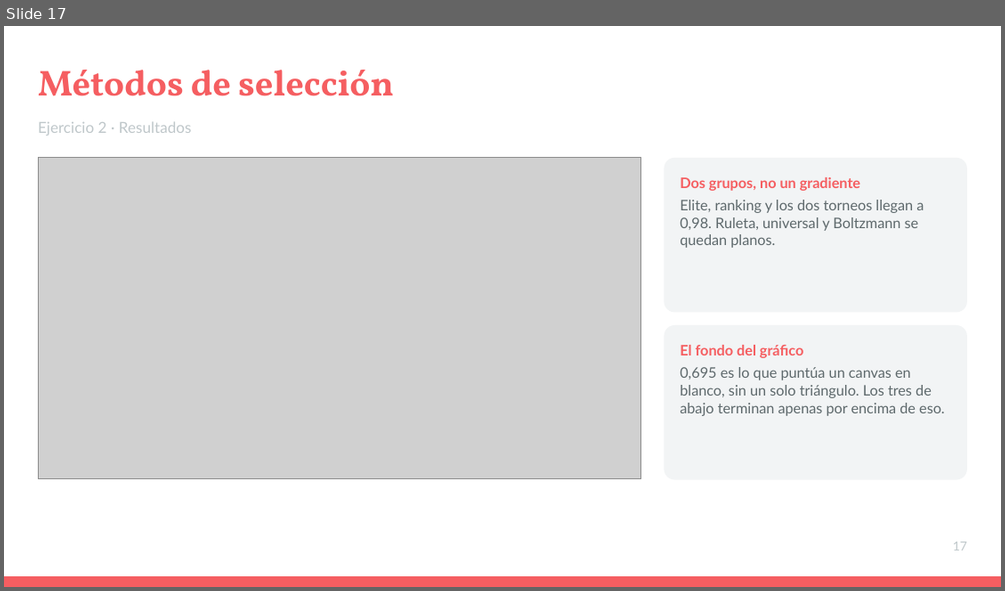
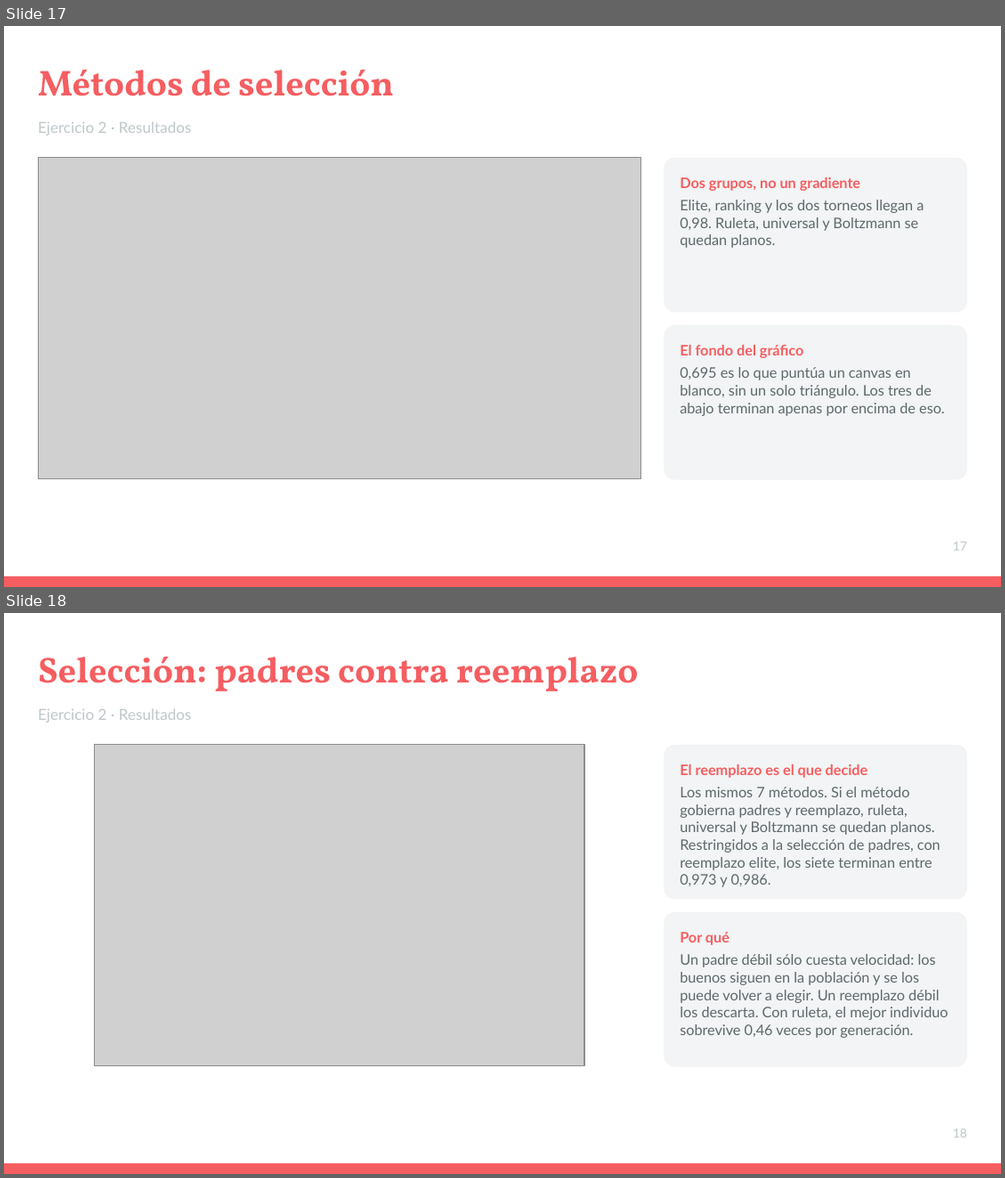
Before and after one commit to ldicandia/SIA-G3, a slide deck: TP2/docs/Presentacion.pptx. Shown one above the other, each under a label of ours: slide 17 before the commit, slides 17 and 18 after it. The pictures are 1005x591 and 1005x1178 pixels, drawn with LibreOffice and Linux fonts; fonts in the diff are those of the drawing; grey boxes stand for pictures. Boxes give left, top, right and bottom in pixels: in the first picture for what was removed or moved away, otherwise in the second. Text is boxed around its words. In the diff, an @@ line names an element or a change of style, - is before the commit and + after.

Commit message:
docs: add the two result slides the new sweeps earned
Slide 18, "Selección: padres contra reemplazo", carries the parents-only
arm: the same 7 methods reach 0,973-0,986 once the method stops governing
replacement, which reframes the finding from "three methods are bad" to
"the replacement operator is what decides".

Slide 19, "Corregida la escala, funcionan los siete", carries the fitness
rescaling and the Tc sweep: roulette 0,72 -> 0,96, universal 0,74 -> 0,97,
Boltzmann 0,72 -> 0,97, none of them with elitism.

Both are clones of slide 17's own XML rather than new layout-built slides.
This deck places every shape by hand on the BLANK layout, so cloning is the
only way to inherit the design; only the text runs and the picture
relationship are substituted. Each figure's frame is recomputed to its own
aspect ratio inside slide 17's original box, centred -- measured distortion
is 0,00% on both. Slides 18-28 renumbered to 20-30 to match their new
position.

```diff
--- a/TP2/docs/Presentacion.pptx
+++ b/TP2/docs/Presentacion.pptx
@@ slide 18 added at [4,613,1001,1174], background #FFFFFF @@
@@ text added at [38,657,639,691], 26 pt, text #F55E61, bold @@
+Selección: padres contra reemplazo
@@ text added at [38,709,192,722], 11 pt, text #BFC7CA @@
+Ejercicio 2 · Resultados
@@ picture added at [95,745,585,1065] @@
@@ rounded rectangle added at [663,745,967,899], fill #F2F4F5 @@
@@ text added at [680,764,940,887], 10.5 pt, text #5E696C @@
+El reemplazo es el que decide
+Los mismos 7 métodos. Si el método gobierna padres y reemplazo, ruleta, universal y Boltzmann se quedan planos. Restringidos a la selección de padres, con reemplazo elite, los siete terminan entre 0,973 y 0,986.
@@ rounded rectangle added at [663,912,967,1067], fill #F2F4F5 @@
@@ text added at [680,932,948,1038], 10.5 pt, text #5E696C @@
+Por qué
+Un padre débil sólo cuesta velocidad: los buenos siguen en la población y se los puede volver a elegir. Un reemplazo débil los descarta. Con ruleta, el mejor individuo sobrevive 0,46 veces por generación.
@@ text added at [953,1128,967,1137], 9 pt, text #BFC7CA @@
+18
@@ rectangle added at [4,1163,1001,1174], fill #F55E61 @@
```
Also in this commit, not shown: 11 slides changed, 1 other slide added.
